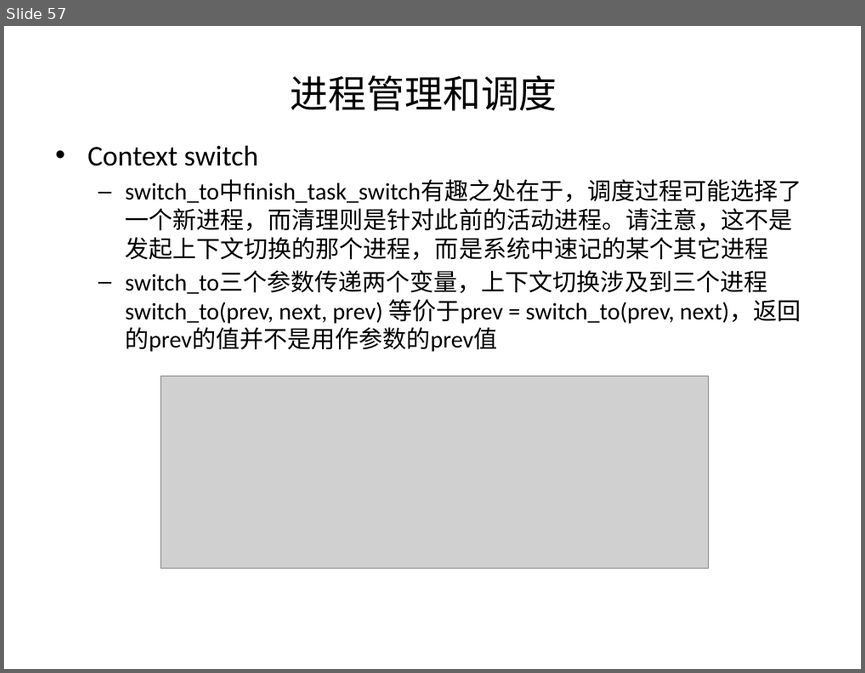
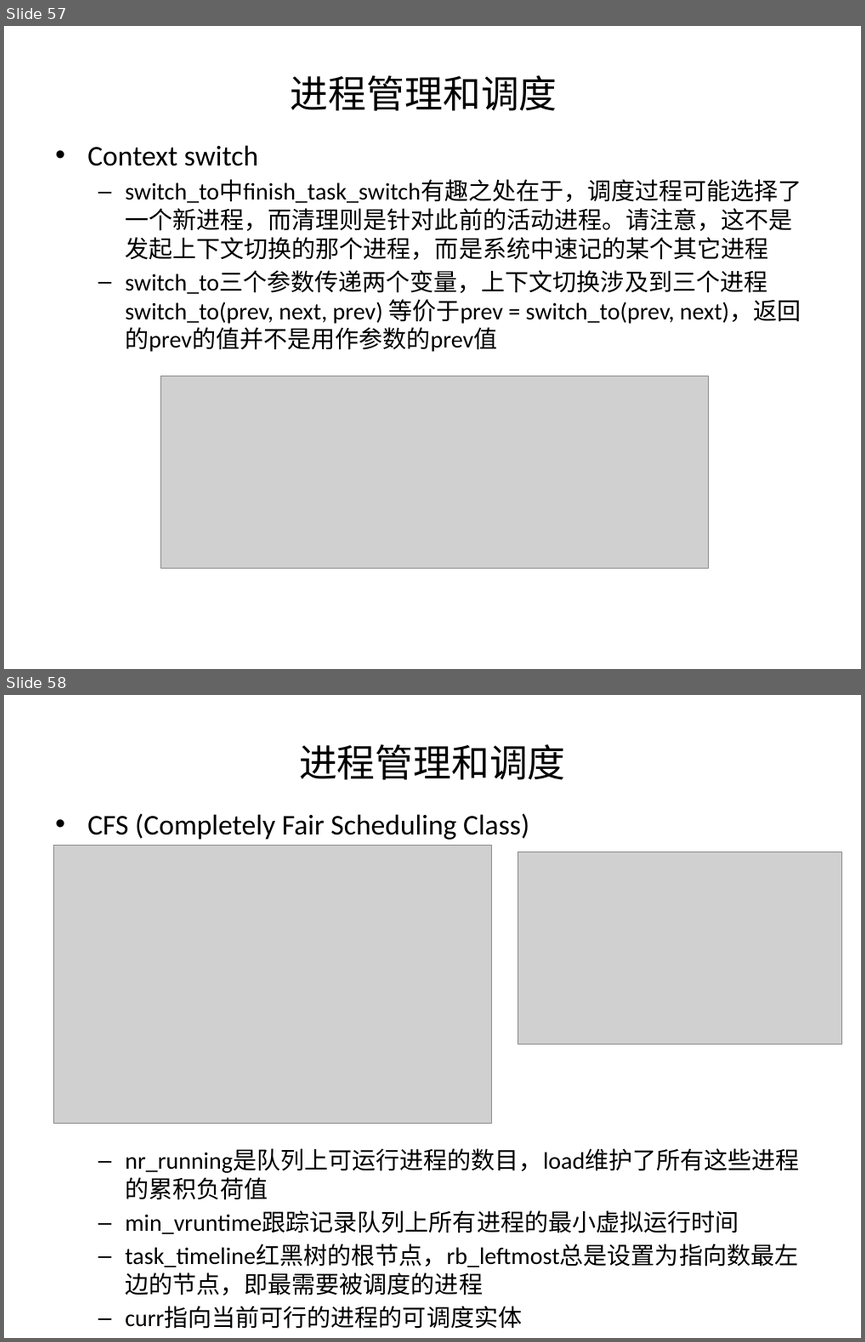
Before and after one commit to chenziliang/summary-of-the-books, a slide deck: PLKA.pptx. Shown one above the other, each under a label of ours: slide 57 before the commit, slides 57 and 58 after it. The pictures are 865x673 and 865x1342 pixels, drawn with LibreOffice and Linux fonts; fonts in the diff are those of the drawing; grey boxes stand for pictures. Boxes give left, top, right and bottom in pixels: in the first picture for what was removed or moved away, otherwise in the second. Text is boxed around its words. In the diff, an @@ line names an element or a change of style, - is before the commit and + after.

```diff
--- a/PLKA.pptx
+++ b/PLKA.pptx
@@ slide 58 added at [4,695,861,1338], background #FFFFFF @@
@@ title added at [299,744,566,780], 32 pt, text #000000 @@
+进程管理和调度
@@ text added at [87,813,799,1328], 20 pt, text #000000 @@
+  • CFS (Completely Fair Scheduling Class)
+  – nr_running是队列上可运行进程的数目，load维护了所有这些进程的累积负荷值
+  – min_vruntime跟踪记录队列上所有进程的最小虚拟运行时间
+  – task_timeline红黑树的根节点，rb_leftmost总是设置为指向数最左边的节点，即最需要被调度的进程
+  – curr指向当前可行的进程的可调度实体
@@ picture added at [53,845,491,1123] @@
@@ picture added at [518,851,842,1043] @@
```
Also in this commit, not shown: 3 slides changed, 12 other slides added.
